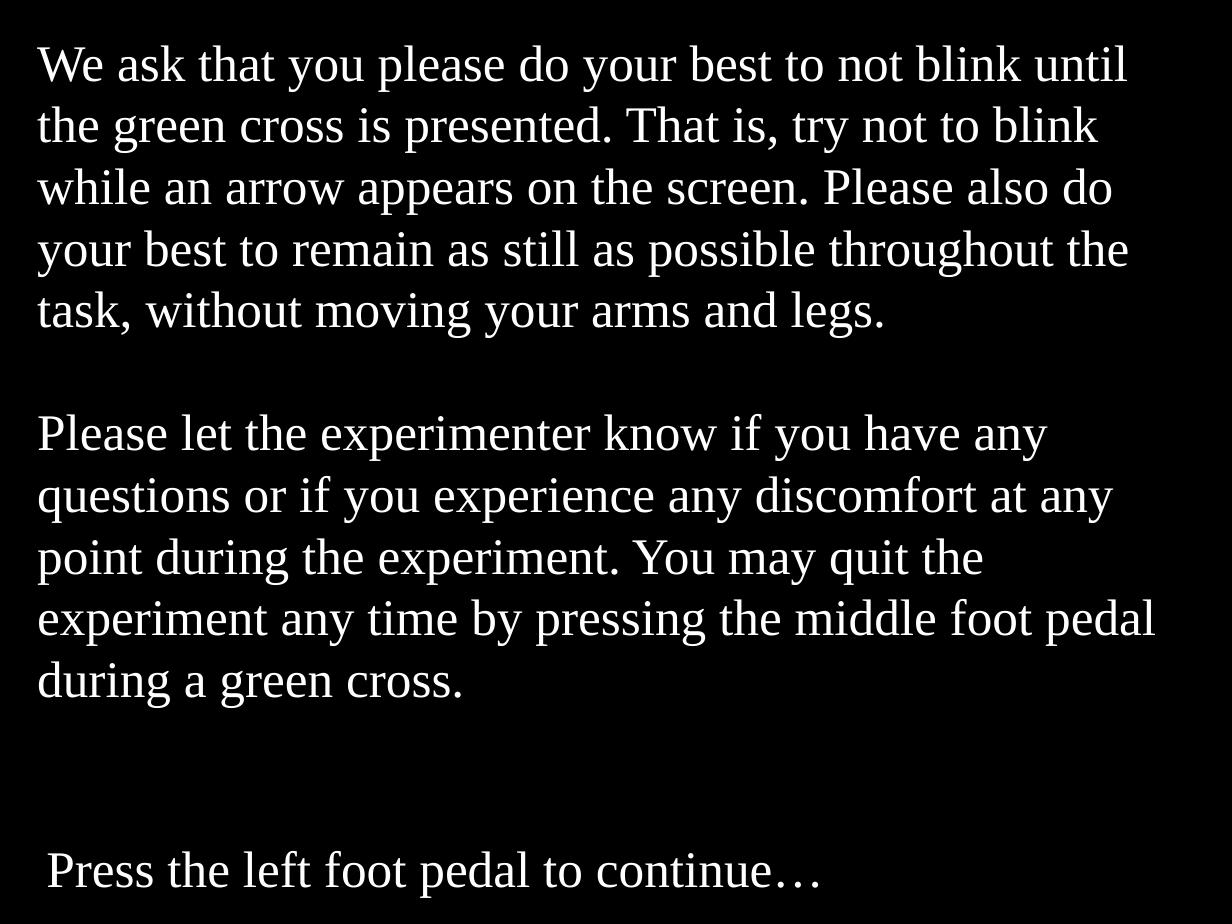
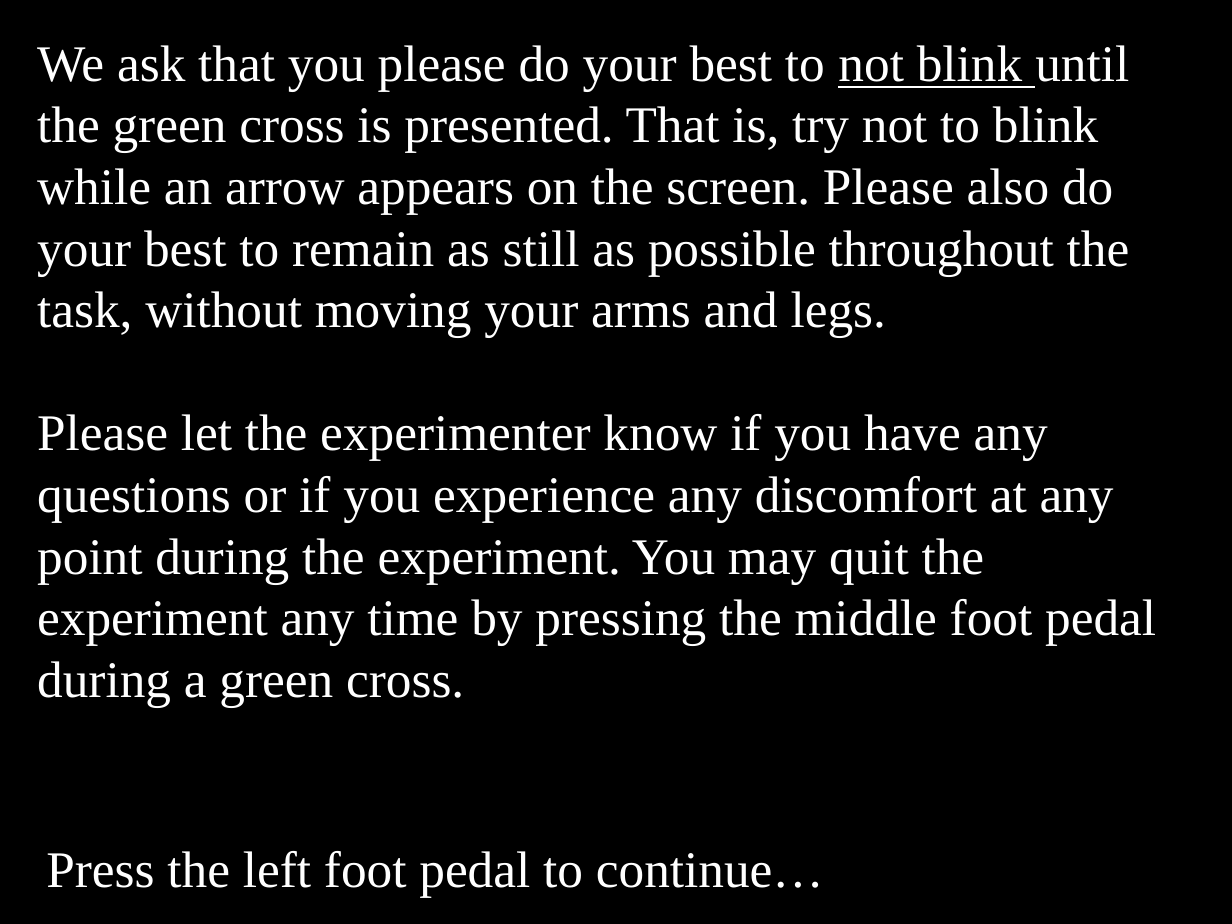
Before and after one commit to EmbodiedResearchLab/Vitality-Tactile-Detection, a slide deck: slide 6 of Stimuli/new/General instructions.pptx. Drawn at 1232x924 pixels with LibreOffice and Linux fonts; fonts in the diff are those of the drawing. Boxes give left, top, right and bottom in pixels: in the first picture for what was removed or moved away, otherwise in the second. Text is boxed around its words. In the diff, an @@ line names an element or a change of style, - is before the commit and + after.

```diff
--- a/Stimuli/new/General instructions.pptx
+++ b/Stimuli/new/General instructions.pptx
@@ text at [37, 45, 1130, 338]: underline on in "not blink" @@
```
Also in this commit, not shown: 13 other slides changed, 4 slides added, 30 other files.
